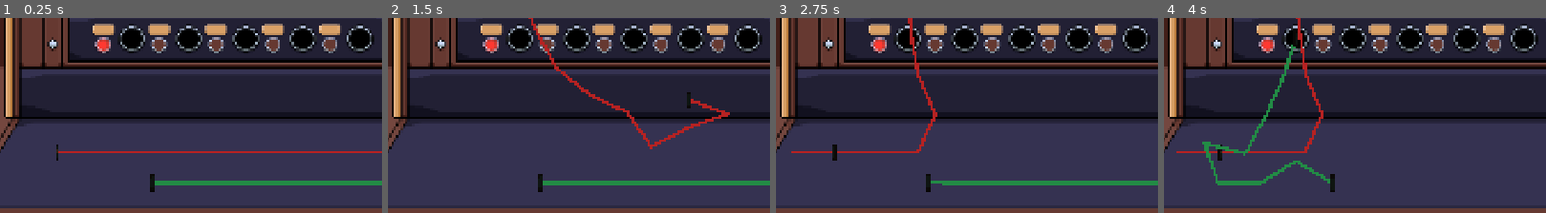
Above: before the commit, frames 1-4 (left to right).
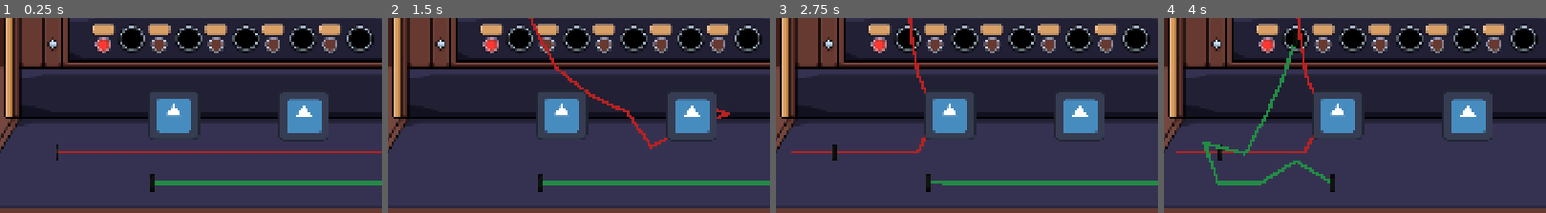
Above: after the commit, the same moments.

Repository: JPlimajots/chinese-whispers
Game: Godot game, scene res://scenes/main.tscn
Same seed, same stepped clock (60 frames per second), same inputs: the game is played once before the commit and once after it. The engine's default icon, where the game draws it, is replaced by a stand-in: a white triangle on a blue panel in a dark square.
Inputs (mouse positions are % of the whole screen's width and height, from its top left):
- Up to frame 1 (0.25 s): no input
- Up to frame 2 (1.5 s): tap Enter at 0.5 s; drag from (15, 81) to (25, 40) at 0.52 s; drag from (58, 81) to (25, 40) at 1.27 s
- Up to frame 3 (2.75 s): move the mouse to (28, 89) at 2.02 s; press the mouse at (28, 89) at 2.03 s
- Up to frame 4 (4 s): release the mouse at (28, 89) at 2.75 s; drag from (71, 89) to (25, 52) at 2.77 s; move the mouse to (80, 62) at 3.52 s; press the mouse at (80, 62) at 3.53 s
The pictures show only the part of the screen within x 8-58%, y 47-97%; the shares and areas given below are measured in that part.

The runs differ from the first frame. In frame 1, 5.1% of the frame differs, in the area x 38-86%, y 38-64%; in frame 2, 5.2%; in frame 3, 5.2%; in frame 4, 5.2%.

Commit message:
feat: create adapter node for multi-cable circuitbridging

Diff:
--- /dev/null
+++ b/scenes/adapter.tscn
@@ -0,0 +1,20 @@
+[gd_scene format=3 uid="uid://djqoxdn2228q1"]
+
+[ext_resource type="Script" uid="uid://ck7jahdcobm83" path="res://scripts/adapter.gd" id="1_1gd26"]
+[ext_resource type="Texture2D" uid="uid://djupoyuiklxl5" path="res://icon.svg" id="2_3cag6"]
+[ext_resource type="PackedScene" uid="uid://b1l302pnrem7j" path="res://scenes/port.tscn" id="3_v0cm8"]
+
+[node name="Adapter" type="Node2D" unique_id=175394667]
+script = ExtResource("1_1gd26")
+
+[node name="In" type="Sprite2D" parent="." unique_id=1539238102]
+texture = ExtResource("2_3cag6")
+
+[node name="Out" type="Sprite2D" parent="." unique_id=571530386]
+position = Vector2(327, 2)
+texture = ExtResource("2_3cag6")
+
+[node name="PortA" parent="." unique_id=1841993091 instance=ExtResource("3_v0cm8")]
+
+[node name="PortB" parent="." unique_id=29334211 instance=ExtResource("3_v0cm8")]
+position = Vector2(329, 4)
--- a/scenes/main.tscn
+++ b/scenes/main.tscn
@@ -4,6 +4,7 @@
 [ext_resource type="Script" uid="uid://py8s2kebd7da" path="res://scripts/main.gd" id="1_sugp2"]
 [ext_resource type="Texture2D" uid="uid://batu6kd4gow2y" path="res://assets/sprites/bgv1.png" id="2_jyhfs"]
 [ext_resource type="PackedScene" uid="uid://70p58tsrhgk1" path="res://scenes/cable.tscn" id="2_sugp2"]
+[ext_resource type="PackedScene" uid="uid://djqoxdn2228q1" path="res://scenes/adapter.tscn" id="5_tbgi4"]
 
 [node name="Main" type="Node2D" unique_id=874198836]
 script = ExtResource("1_sugp2")
@@ -32,3 +33,6 @@
 [node name="CableGreen" parent="." unique_id=65198638 instance=ExtResource("2_sugp2")]
 position = Vector2(596, 974)
 cable_color = "green"
+
+[node name="Adapter" parent="." unique_id=175394667 instance=ExtResource("5_tbgi4")]
+position = Vector2(583, 799)
--- /dev/null
+++ b/scripts/adapter.gd
@@ -0,0 +1,18 @@
+extends Node2D
+
+@onready var port_a: Area2D = $PortA
+@onready var port_b: Area2D = $PortB
+
+# Called when the node enters the scene tree for the first time.
+func _ready() -> void:
+	port_a.grid_pos = "ADAPT_A"
+	port_b.grid_pos = "ADAPT_B"
+
+
+func get_linked_port(entry_port: Area2D):
+	if entry_port == port_a:
+		return port_b
+	elif entry_port == port_b:
+		return port_a
+
+	return null
--- a/scripts/cable.gd
+++ b/scripts/cable.gd
@@ -129,3 +129,12 @@
 		wire.default_color = Color("#b62222")
 	elif cable_color == "green":
 		wire.default_color = Color("#228b45")
+
+
+func get_other_pin(entry_pin: Area2D):
+	if entry_pin == pin_1:
+		return pin_2
+	elif entry_pin == pin_2:
+		return pin_1
+
+	return null
Not shown, added: scripts/adapter.gd.uid
